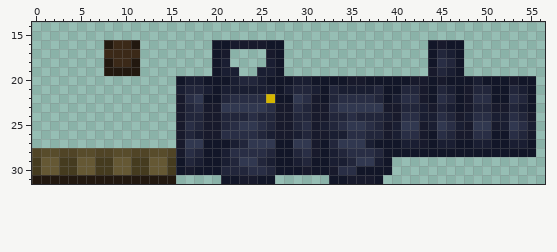
Pixel-art sprite: src/main/resources/assets/jujutsu_kaisen/textures/models/armor/megumi_outfit_layer_1.png. That is the earlier state.
The file is 64x32 pixels. Shown: x 0..56, y 14..31.
The result:
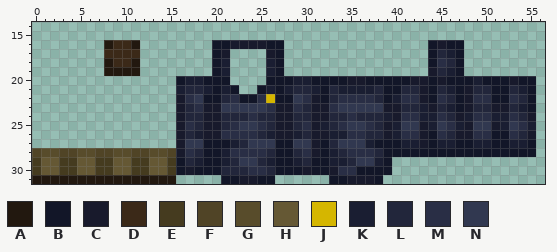
Palette (. is transparent): A #22180f  B #121628  C #181a2c  D #3b2918  E #453b1f  F #504426  G #584c2b  H #655834  J #d5b600  K #1a1e32  L #22263b  M #292e45  N #313850
The edit:
The author changed colour K to colour B in row 21 at x 22 and 25.
The author changed colour M to colour B in row 22 at x 23 to 24.
Colour K is removed in rows 19 to 20 at x 22 and 25; in row 21 at x 23 to 24.
Colour L is removed in row 20 at x 23 to 24.
Changed places in both pictures, as pixel boxes (x1, y1, x2, y2):
changed: (230, 67, 266, 103)
